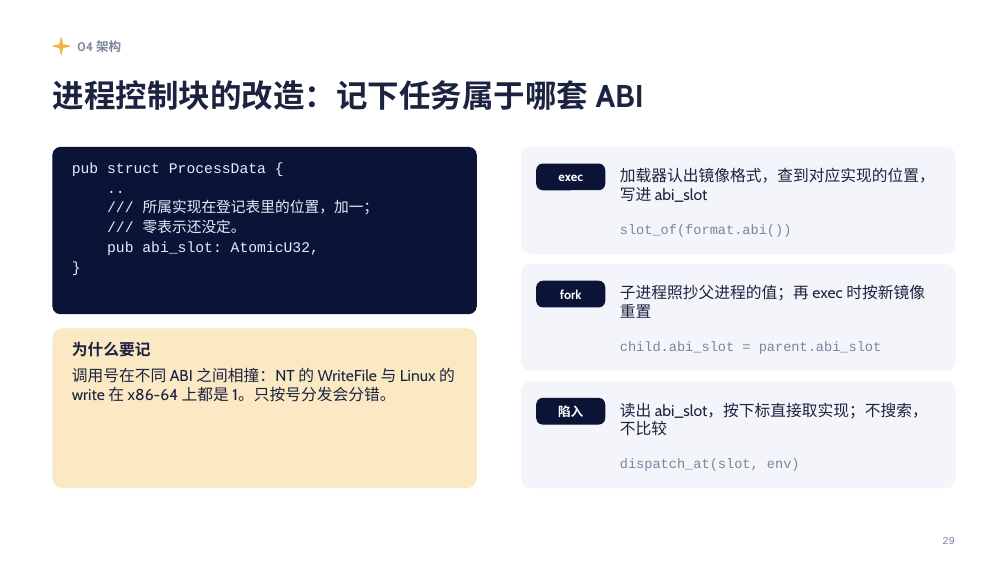
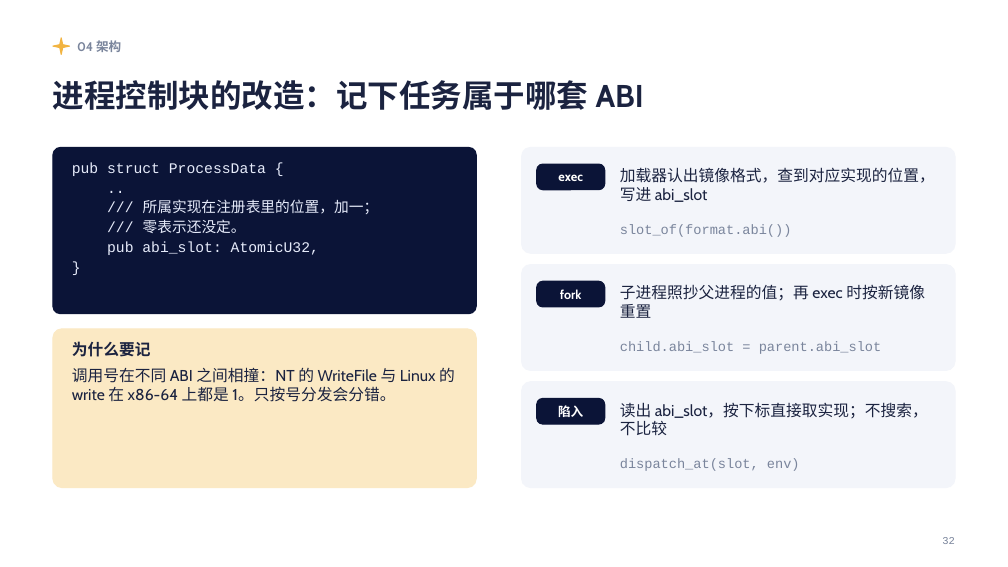
Before and after one commit to Lfan-ke/tgoskits, a slide deck: slide 32 of 实习总结.pptx (slide 29 before the commit). Drawn at 1008x567 pixels with LibreOffice and Linux fonts; fonts in the diff are those of the drawing. Boxes give left, top, right and bottom in pixels: in the first picture for what was removed or moved away, otherwise in the second. Text is boxed around its words. In the diff, an @@ line names an element or a change of style, - is before the commit and + after.

```diff
--- a/实习总结.pptx
+++ b/实习总结.pptx
@@ text at (x1=143, y1=199, x2=379, y2=214): text changed @@
-/// 所属实现在登记表里的位置，加一；
+/// 所属实现在注册表里的位置，加一；
@@ text at (x1=942, y1=537, x2=955, y2=544): text changed @@
-29
+32
```
Also in this commit, not shown: 24 other slides changed, 9 slides added.
